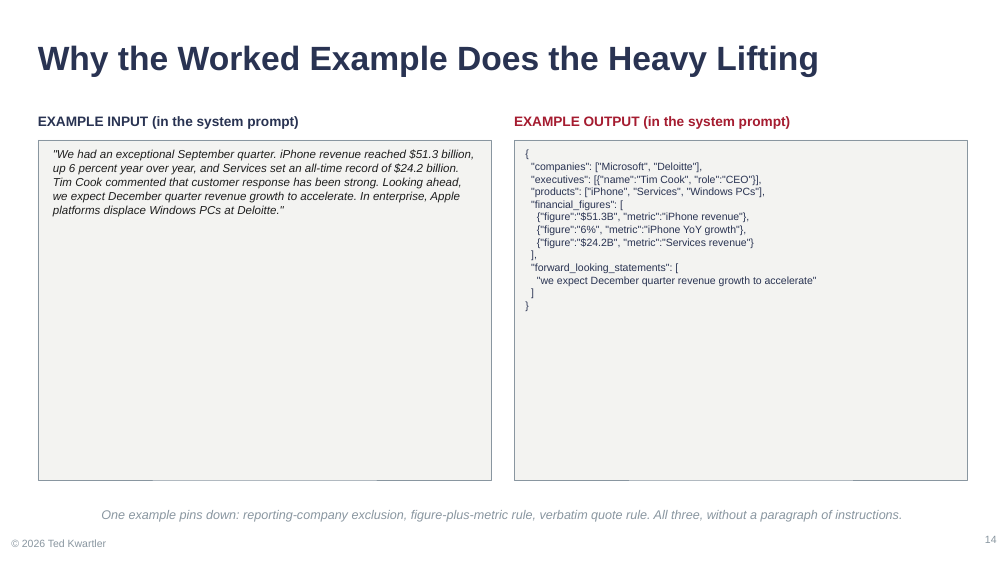
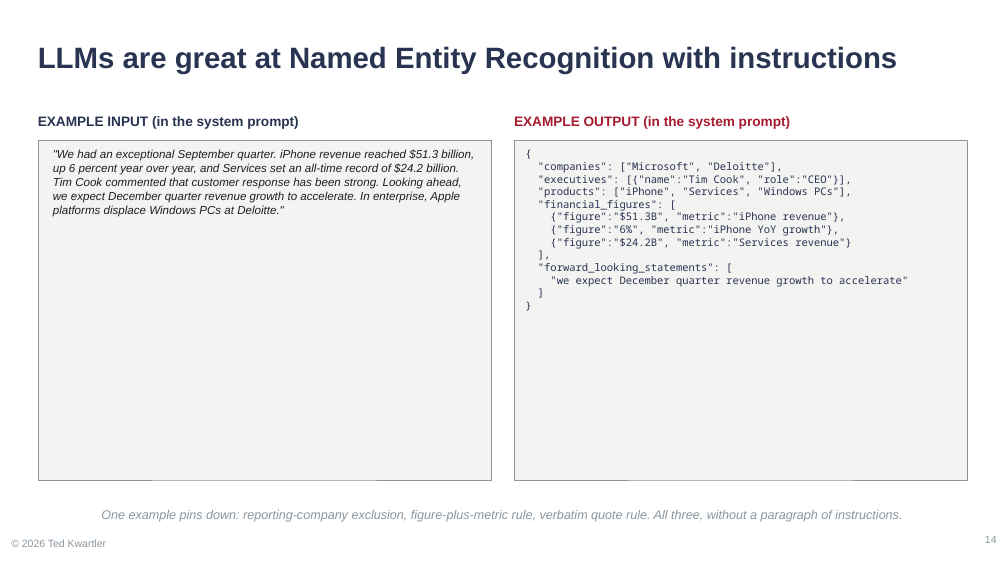
Before and after one commit to kwartler/vienna-genai-finance-course, a slide deck: slide 14 of lessons/day2-finance/B_finance_harvard.pptx. Drawn at 1008x567 pixels with LibreOffice and Linux fonts; fonts in the diff are those of the drawing. Boxes give left, top, right and bottom in pixels: in the first picture for what was removed or moved away, otherwise in the second. Text is boxed around its words. In the diff, an @@ line names an element or a change of style, - is before the commit and + after.

```diff
--- a/lessons/day2-finance/B_finance_harvard.pptx
+++ b/lessons/day2-finance/B_finance_harvard.pptx
@@ text at (38,46,897,74): text changed; size 32 to 28 pt @@
-Why the Worked Example Does the Heavy Lifting
+LLMs are great at Named Entity Recognition with instructions
@@ text "{" at (538,162,908,287): font Arial to Noto Sans Mono @@
```
Also in this commit, not shown: 6 other slides changed, 26 other files.
